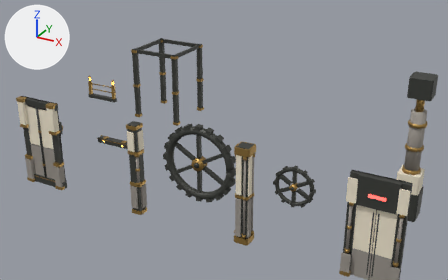
One commit to the glTF model tools/model_viewer/kit_ruins_b3.glb: the scene before it, then after it.
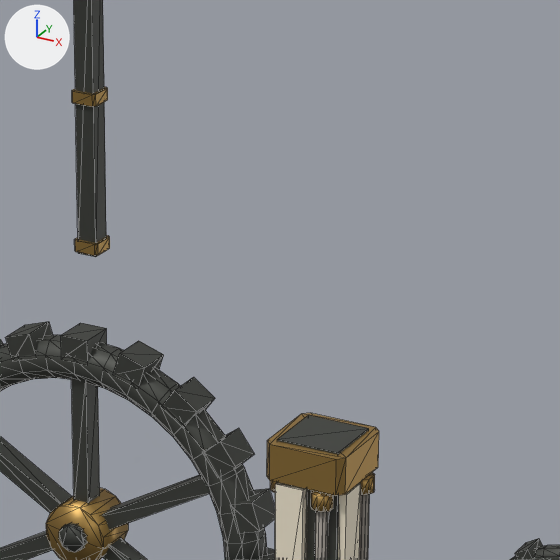
Old and new are each drawn from a 50 mm camera at (11.72, -18.37, 13.23) aimed at (-3.31, 8.96, -0.44) and again close up on the part from 41% to 65% of the width and 22% to 61% of the height. The axes (+X, +Y, +Z) are drawn at upper left. The lights are the same throughout. The older version's two pictures come first. The close-ups show mesh edges as thin lines.

The older version as bpy lines, for what is in view:
```python
me_b3_gear = bpy.data.meshes.new('b3_gear')
me_b3_gear.from_pydata(...)  # 560 vertices, 1004 faces; spans x -2.0..2.0, y -0.29..0.23, z -2.0..2.0
# faces by material slot: [944, 60]
me_b3_gear.materials.append(mat_graphite)  # dark grey #444641
me_b3_gear.materials.append(mat_brass)  # brown #a98749
me_b3_lift_frame = bpy.data.meshes.new('b3_lift_frame')
me_b3_lift_frame.from_pydata(...)  # 256 vertices, 432 faces; spans x -1.46..1.46, y -1.46..1.46, z 0.0..4.0
# faces by material slot: [96, 336]
me_b3_lift_frame.materials.append(mat_graphite)  # dark grey #444641
me_b3_lift_frame.materials.append(mat_brass)  # brown #a98749
me_b3_pillar = bpy.data.meshes.new('b3_pillar')
me_b3_pillar.from_pydata(...)  # 440 vertices, 768 faces; spans x -0.34..0.34, y -0.34..0.34, z 0.0..4.01
# faces by material slot: [12, 516, 48, 48, 144]
me_b3_pillar.materials.append(mat_graphite)  # dark grey #444641
me_b3_pillar.materials.append(mat_brass)  # brown #a98749
me_b3_pillar.materials.append(mat_ivory_stain)  # grey #9a948c
me_b3_pillar.materials.append(mat_ivory)  # pale yellow #f3e9d2
me_b3_pillar.materials.append(mat_glass)  # grey #9a948c
ob_b3_gear = bpy.data.objects.new('b3_gear', me_b3_gear)
ob_b3_gear.location = (-2.5, 5.0, 0.0)
ob_b3_lift_frame = bpy.data.objects.new('b3_lift_frame', me_b3_lift_frame)
ob_b3_lift_frame.location = (-7.5, 10.0, 0.0)
ob_b3_pillar = bpy.data.objects.new('b3_pillar', me_b3_pillar)
ob_b3_pillar.location = (2.5, 0.0, 0.0)
```
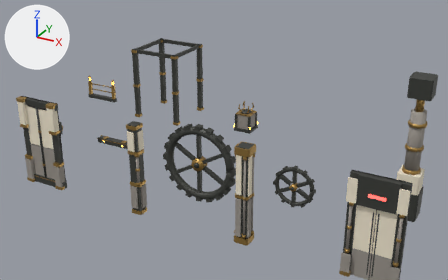
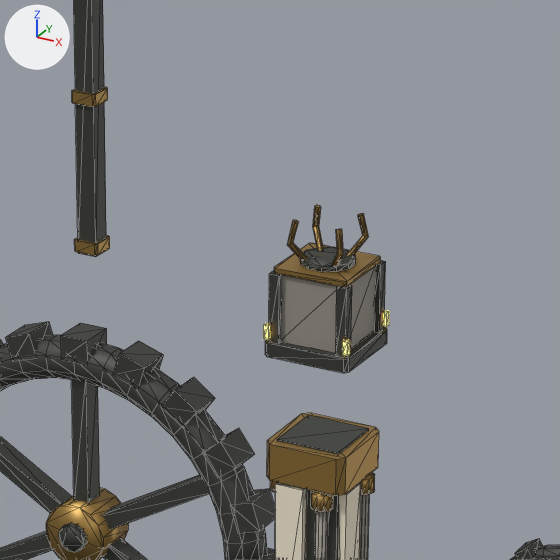
The change, as a diff of the scene's bpy script:
```diff
--- a/tools/model_viewer/kit_ruins_b3.glb.py
+++ b/tools/model_viewer/kit_ruins_b3.glb.py
@@ me_b3_orb_base @@
+me_b3_orb_base.from_pydata(...)  # 208 vertices, 352 faces; spans x -0.5..0.5, y -0.5..0.5, z 0.0..1.51
+# faces by material slot: [120, 28, 48, 156]
+me_b3_orb_base.materials.append(mat_graphite)  # dark grey #444641
+me_b3_orb_base.materials.append(mat_ivory_stain)  # grey #9a948c
+me_b3_orb_base.materials.append(mat_amber)  # orange #ffbc52, glowing orange #ffbc52
+me_b3_orb_base.materials.append(mat_brass)  # brown #a98749
@@ ob_b3_orb_base @@
+ob_b3_orb_base = bpy.data.objects.new('b3_orb_base', me_b3_orb_base)
+ob_b3_orb_base.location = (-2.5, 10.0, 0.0)
```

Pixel boxes (x1, y1, x2, y2) of what changed, in the close-ups (560 x 560 px):
'b3_orb_base', added: after (264, 205, 389, 373)
    faces in mat_graphite (dark grey #444641): (265, 247, 387, 373)
    faces in mat_ivory_stain (grey #9a948c): (281, 266, 376, 353)
    faces in mat_brass (brown #a98749): (274, 205, 381, 287)
    faces in mat_amber (orange #ffbc52, glowing orange #ffbc52): (264, 310, 389, 356)
